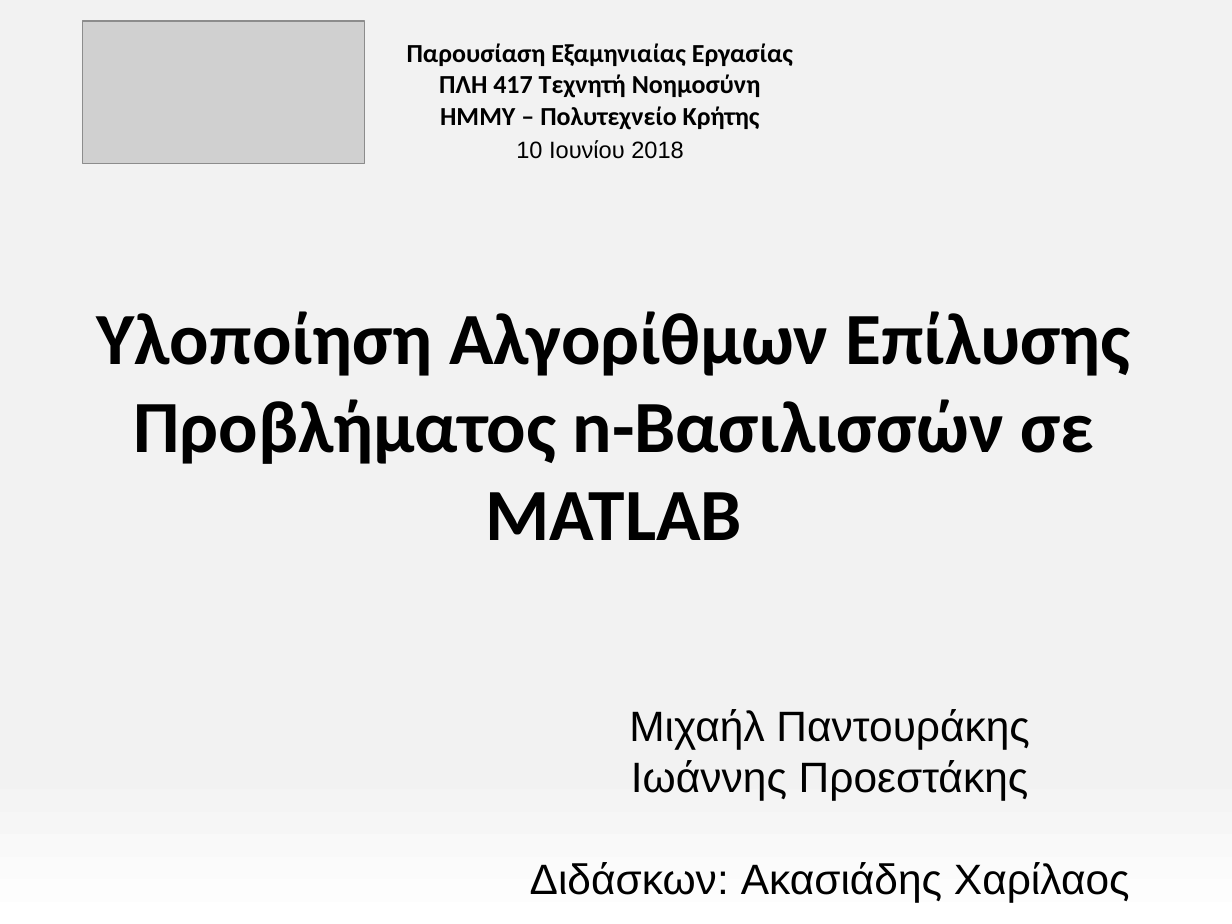
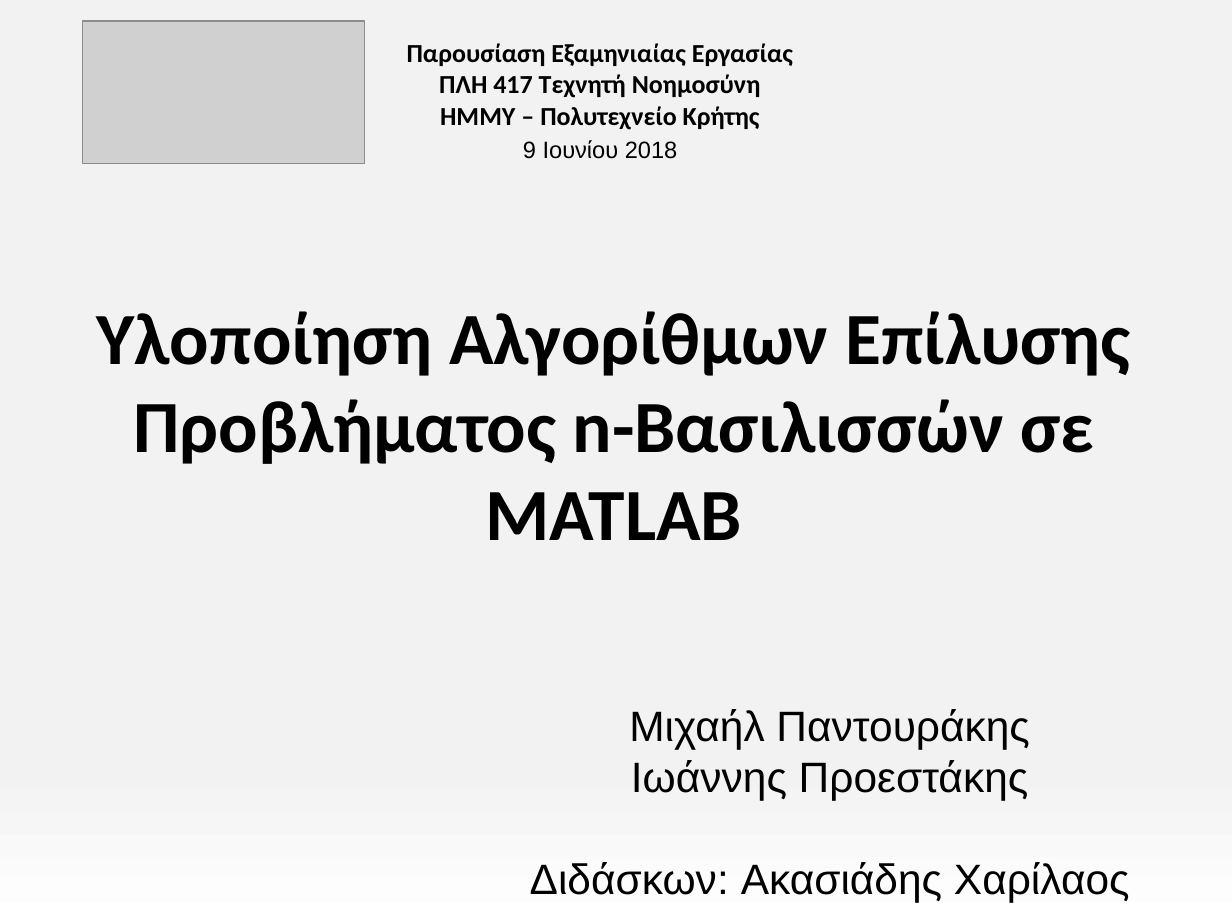
Before and after one commit to padoura/comp417_AI_Exercises, a slide deck: slide 1 of Project/presentation/AI_present.pptx. Drawn at 1232x924 pixels with LibreOffice and Linux fonts; fonts in the diff are those of the drawing; grey boxes stand for pictures. Boxes give left, top, right and bottom in pixels: in the first picture for what was removed or moved away, otherwise in the second. Text is boxed around its words. In the diff, an @@ line names an element or a change of style, - is before the commit and + after.

Commit message:
Put presentation inside the deliverable

```diff
--- a/Project/presentation/AI_present.pptx
+++ b/Project/presentation/AI_present.pptx
@@ text at <box>523,140,678,159</box>: text changed @@
-10 Ιουνίου 2018
+9 Ιουνίου 2018
```
Also in this commit, not shown: 1 other file.
